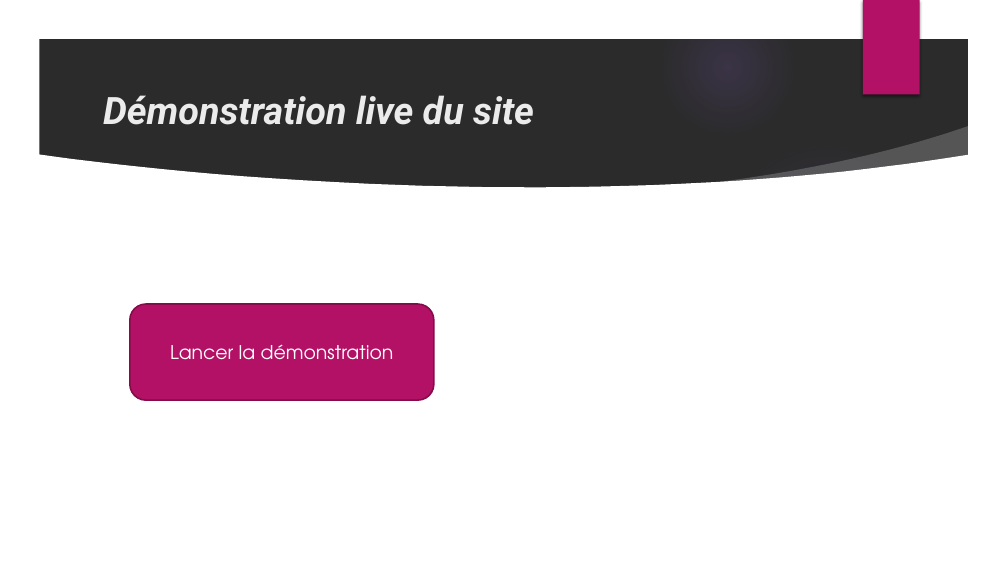
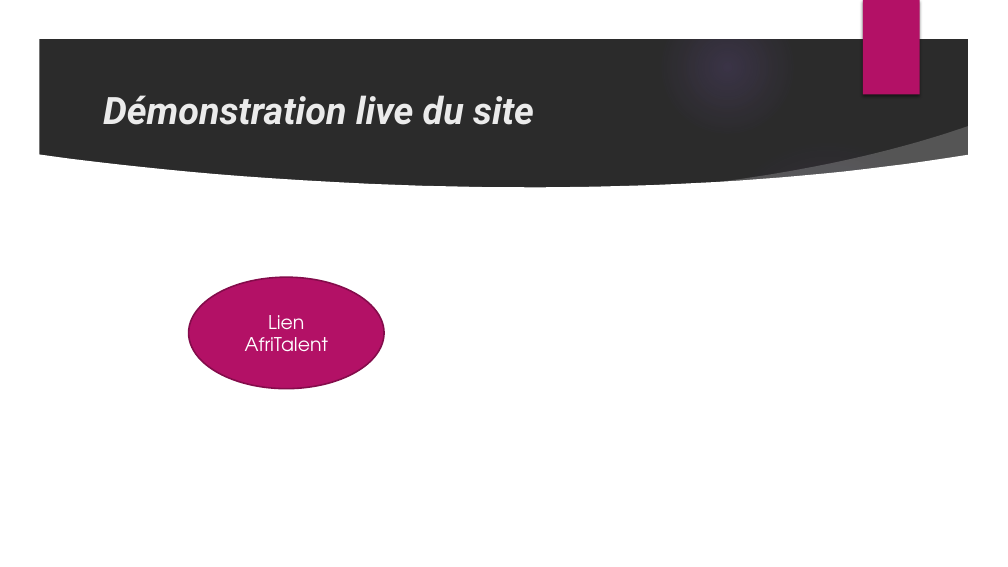
Before and after one commit to ndeyesokhnacisse212/cisse_ndeye_sokhna_AfriTalent, a slide deck: slide 13 of Cisse_Ndeye_Sokhna_Presentation.pptx. Drawn at 1008x567 pixels with LibreOffice and Linux fonts; fonts in the diff are those of the drawing; background and template pictures are left out; a plain dark background stands for a picture behind light text. Boxes give left, top, right and bottom in pixels: in the first picture for what was removed or moved away, otherwise in the second. Text is boxed around its words. In the diff, an @@ line names an element or a change of style, - is before the commit and + after.

```diff
--- a/Cisse_Ndeye_Sokhna_Presentation.pptx
+++ b/Cisse_Ndeye_Sokhna_Presentation.pptx
@@ ellipse added at bbox=[188, 278, 384, 389], fill #B31166, outline #840D4B 1.5 pt, 18 pt, text #FFFFFF @@
+Lien AfriTalent
@@ rounded rectangle removed at bbox=[130, 304, 434, 400] @@
-Lancer la démonstration
```
Also in this commit, not shown: 8 other slides changed, 2 slides added, 2 slides removed, 1 other file.
